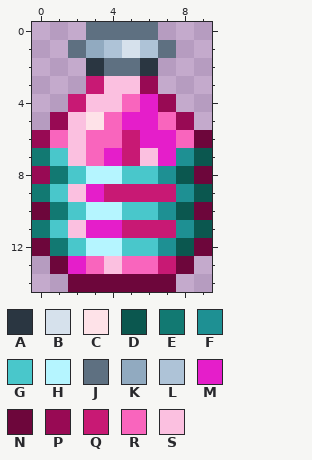
Pixel-art sprite, stored at Content/Items/Potions/Healing/Restoration/SuperRestorationPotion.png. Above is the file before it was changed.
The file is 20x30 pixels, drawn in blocks of 2x2; one block is one cell here. Colours within 5 levels of each other are drawn and written as one.
Palette (. is transparent): A #2a3641  B #d6e1ec  C #fee2e8  D #0b574f  E #127972  F #1e9093  G #49c7cb  H #b5f5ff  J #5e7081  K #91aac0  L #aec3d7  M #e51eca  N #6d063b  P #980a54  Q #c81974  R #f965bd  S #fbc0e0
Pixels before, first column x 0:
 0 ...JJJJ...
 1 ..JKLBLJ..
 2 ...AJJA...
 3 ...QSSP...
 4 ..QSSRMP..
 5 .PSCRMMRP.
 6 PRSRRQMMRN
 7 EGSRMQSMFD
 8 PEGHHGGFDN
 9 EGSMQQQQFD
10 NEGHHGGFDN
11 EGSMMQQQFD
12 NEGHHGGFDN
13 .NMRSRRQN.
14 ..NNNNNN..
The same view after the edit:
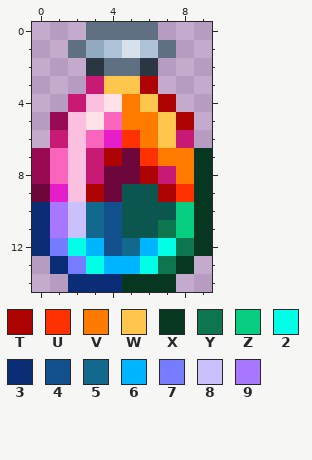
Colours new in this view: T #ad0303  U #ff3100  V #ff7b00  W #ffc64e  X #073720  Y #0d764e  Z #07cd80  2 #00ffe6  3 #0a2d76  4 #12518d  5 #12698d  6 #00b5ff  7 #777bff  8 #cac0fb  9 #a777ff
Commit message: poopy resprites to restoration potions
From old to new:
Changed rows in their new state; - is an unchanged pixel.
first column x 0:
 3 ----WWT---
 4 ----CVWT--
 5 -----VVWT-
 6 .Q--MUVWQ.
 7 PR-QTNUVVX
 8 -RSQNNTQVX
 9 NM-TNDDTUX
10 39854DDDZX
11 39854DDYZX
12 37264562YX
13 -372662YX-
14 --333XXX--
Changed places in both pictures, as pixel boxes (x1, y1, x2, y2):
changed: (32, 76, 212, 292)
